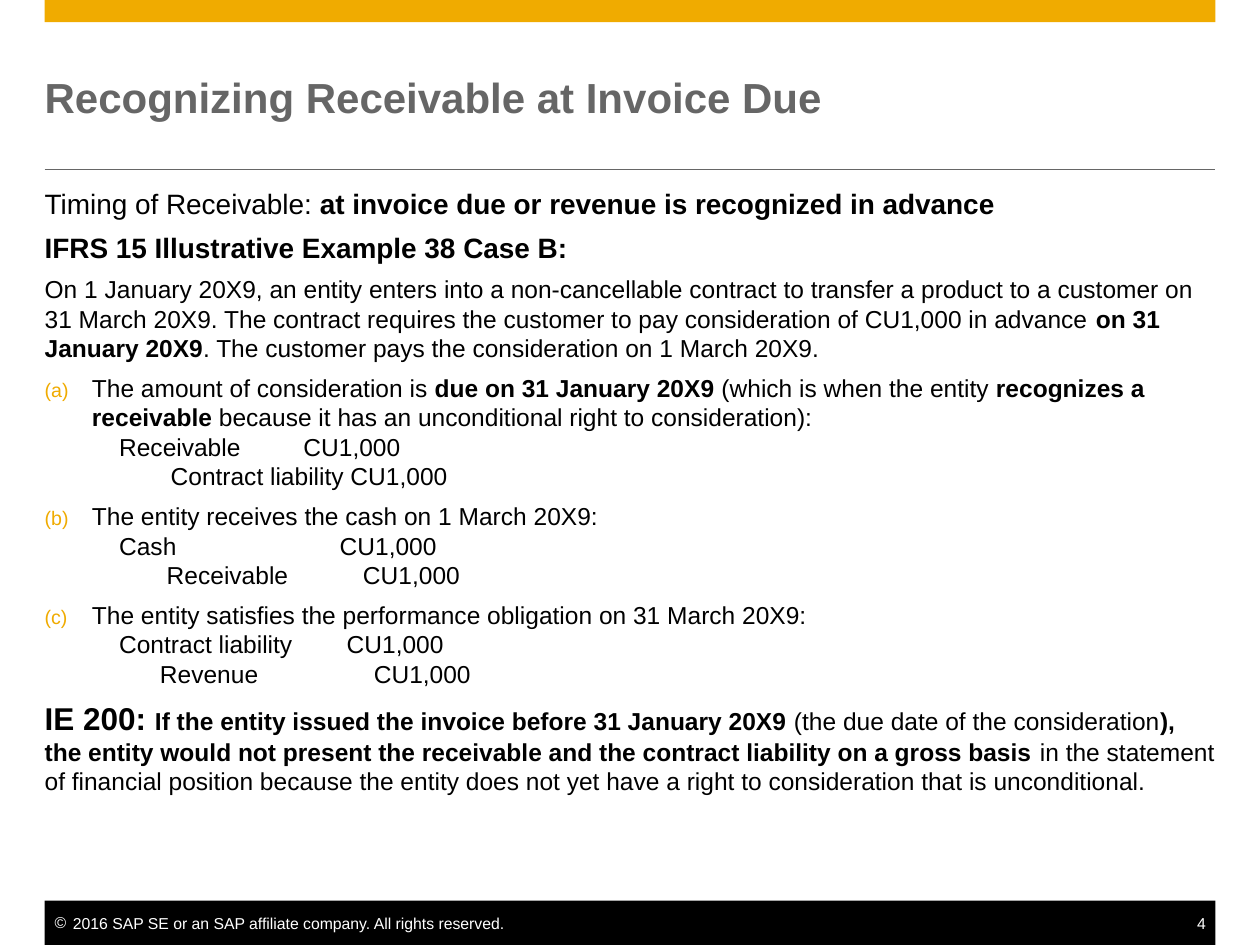
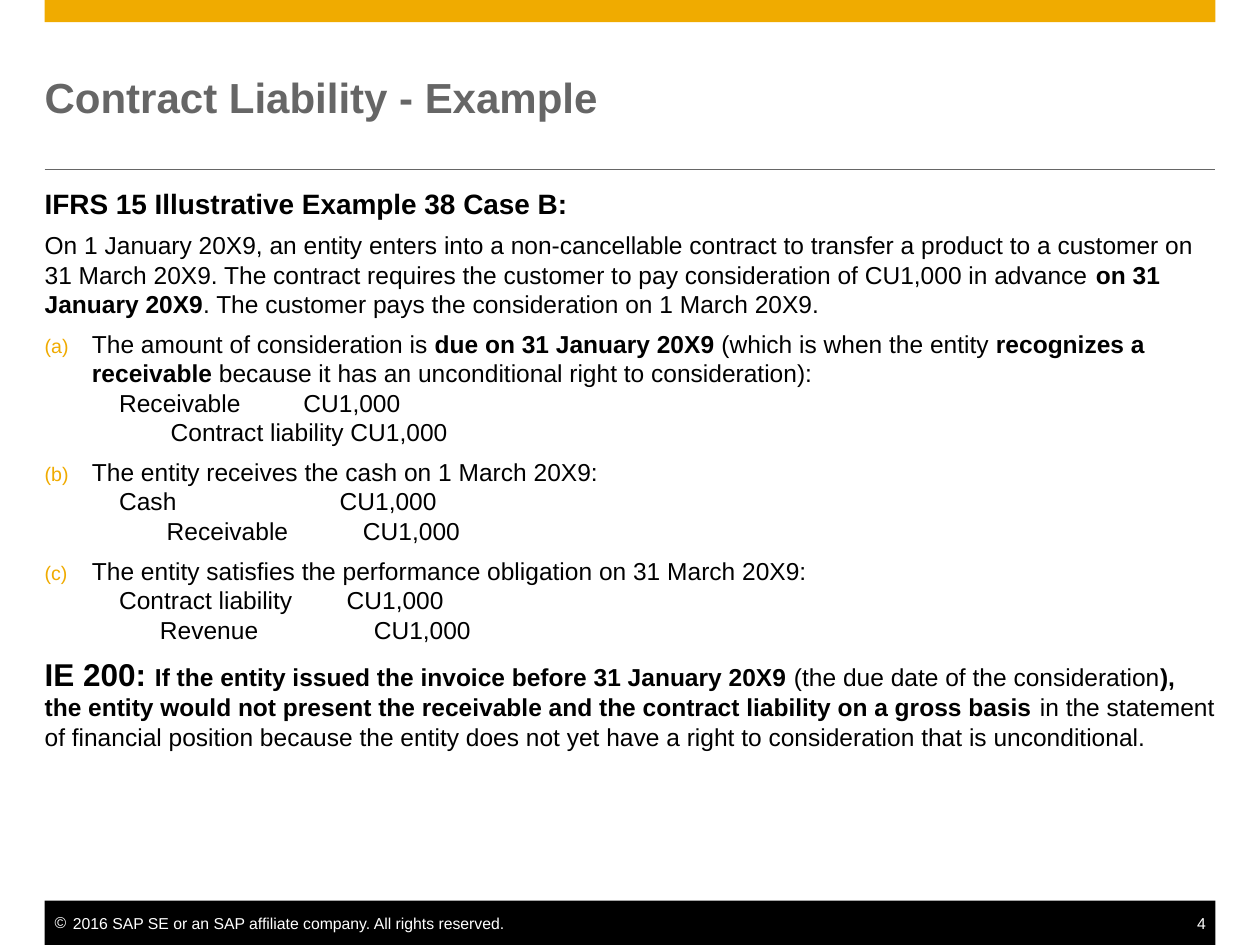
Before and after one commit to farseen1982/SAPWork, a slide deck: slide 4 of Slides/CL_CA_RA_KT.PPTX. Drawn at 1260x945 pixels with LibreOffice and Linux fonts; fonts in the diff are those of the drawing. Boxes give left, top, right and bottom in pixels: in the first picture for what was removed or moved away, otherwise in the second. Text is boxed around its words. In the diff, an @@ line names an element or a change of style, - is before the commit and + after.

```diff
--- a/Slides/CL_CA_RA_KT.PPTX
+++ b/Slides/CL_CA_RA_KT.PPTX
@@ title at [45,82,598,122]: text changed @@
-Recognizing Receivable at Invoice Due
+Contract Liability - Example
@@ text at [45,193,995,219]: paragraph removed @@
-Timing of Receivable: at invoice due or revenue is recognized in advance
```
Also in this commit, not shown: 4 other slides changed, 7 slides added, 1 other file.
